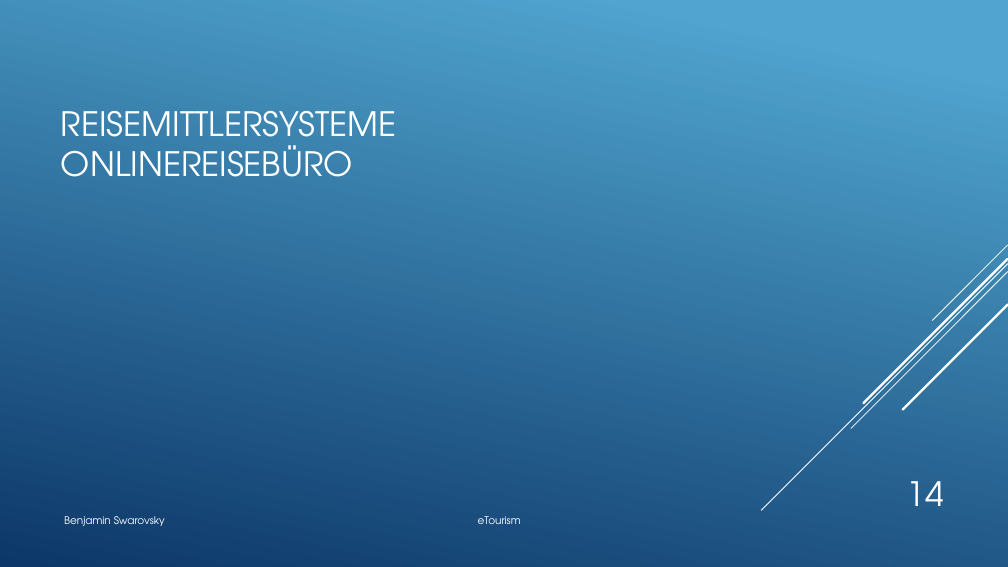
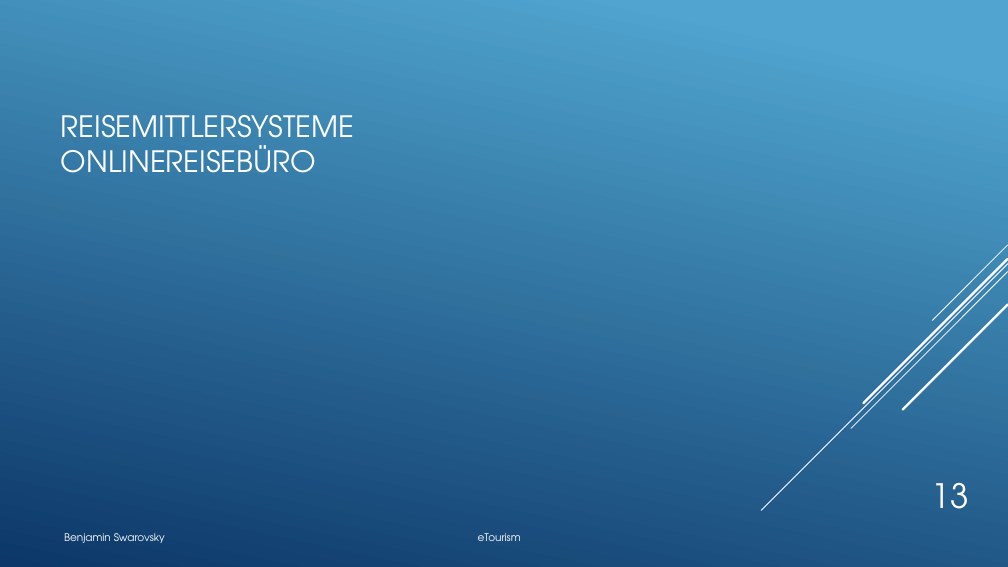
Before and after one commit to BenjaminS01/eTourism, a slide deck: slide 13 of Etourism.pptx (slide 14 before the commit). Drawn at 1008x567 pixels with LibreOffice and Linux fonts; fonts in the diff are those of the drawing. Boxes give left, top, right and bottom in pixels: in the first picture for what was removed or moved away, otherwise in the second. Text is boxed around its words. In the diff, an @@ line names an element or a change of style, - is before the commit and + after.

```diff
--- a/Etourism.pptx
+++ b/Etourism.pptx
@@ title "REISEMITTLERSYSTEME ONLINEREISEBÜRO" at (61,115,354,173): size 32 to 28 pt @@
@@ page number at (932,483,969,509): text changed @@
-14
+13
@@ text "Benjamin Swarovsky eTourism": place and size @@
-text "Benjamin Swarovsky eTourism" at (64,516,521,526)
+text "Benjamin Swarovsky eTourism" at (64,533,521,543)
```
Also in this commit, not shown: 18 other slides changed, 1 slide added, 1 slide removed.
